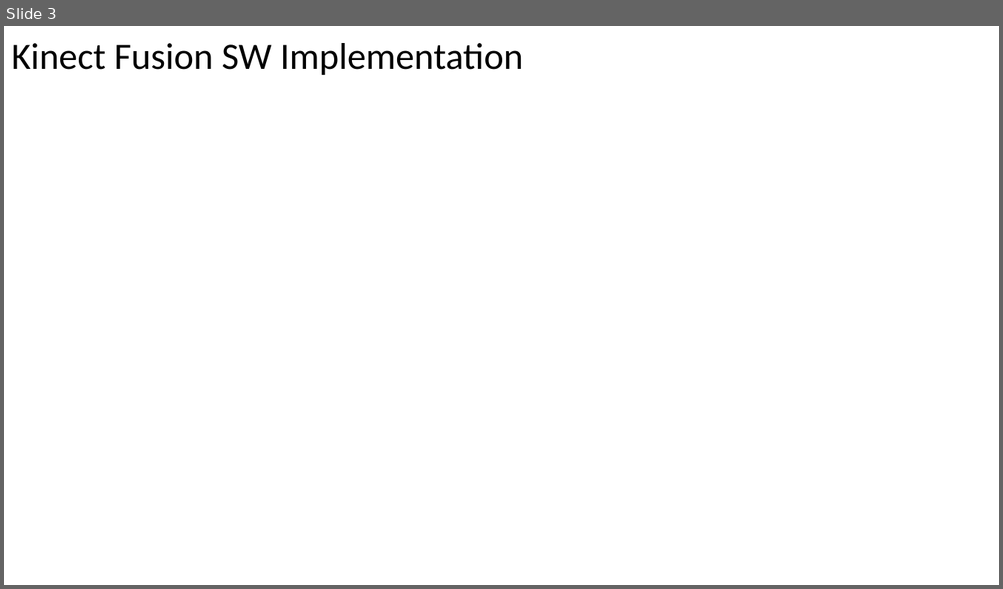
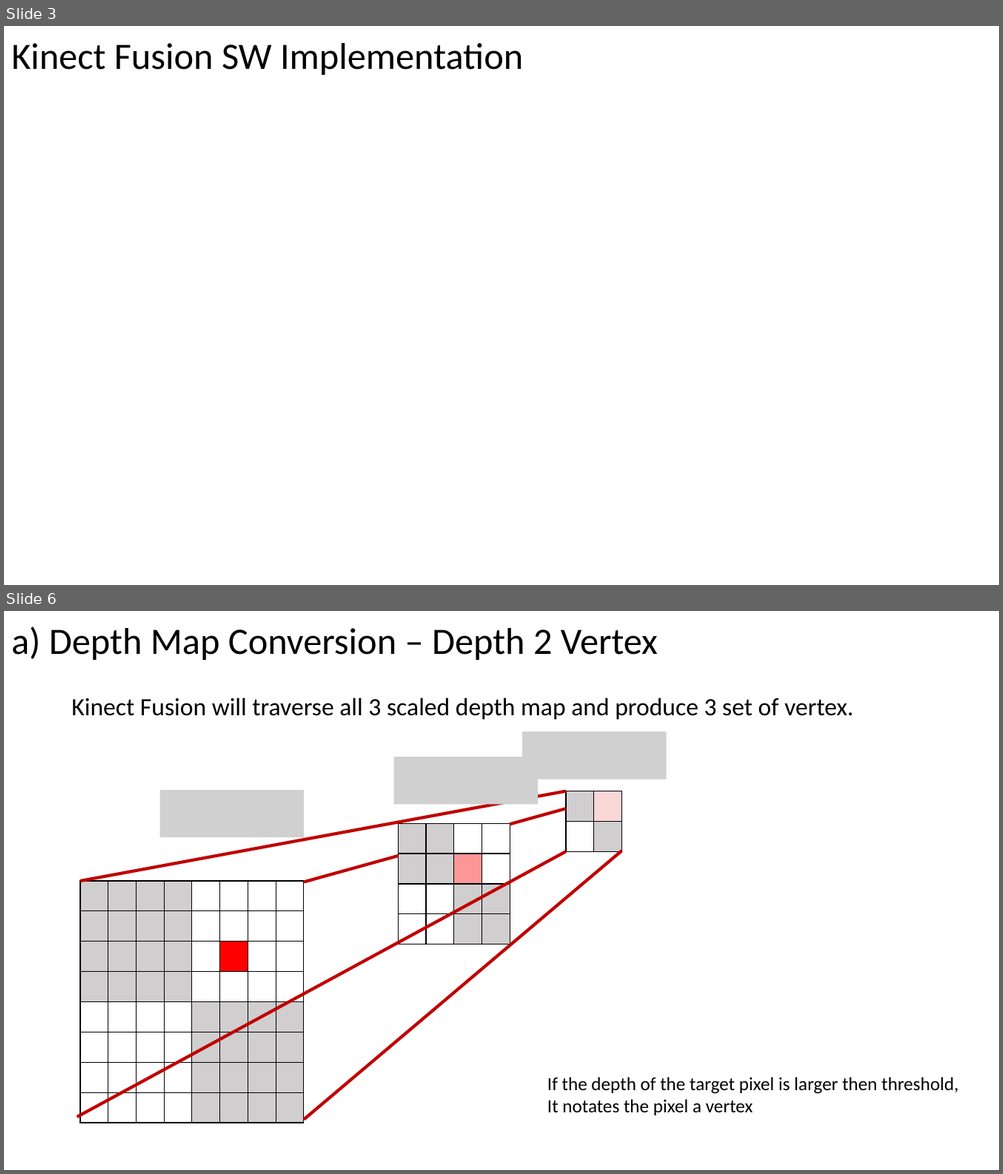
Before and after one commit to Charlee0207/KinectFusion-HLS, a slide deck: Kinect Fusion.pptx. Shown one above the other, each under a label of ours: slide 3 before the commit, slides 3 and 6 after it; the slides between them are not shown. The pictures are 1003x589 and 1003x1174 pixels, drawn with LibreOffice and Linux fonts; fonts in the diff are those of the drawing; grey boxes stand for pictures. Boxes give left, top, right and bottom in pixels: in the first picture for what was removed or moved away, otherwise in the second. Text is boxed around its words. In the diff, an @@ line names an element or a change of style, - is before the commit and + after.

```diff
--- a/Kinect Fusion.pptx
+++ b/Kinect Fusion.pptx
@@ slide 6 added at [4,611,999,1170], background #FFFFFF @@
@@ title added at [11,627,657,660], 36 pt, text #000000 @@
+a) Depth Map Conversion – Depth 2 Vertex
@@ subtitle added at [71,698,853,720], 24 pt, text #000000 @@
+Kinect Fusion will traverse all 3 scaled depth map and produce 3 set of vertex.
@@ picture added at [523,732,666,780] @@
@@ picture added at [394,758,538,805] @@
@@ line added from (80, 881) to (566, 792), #C00000 3 pt @@
@@ picture added at [160,790,304,838] @@
@@ line added from (510, 824) to (566, 809), #C00000 3 pt @@
@@ table added at [566,792,621,851], 2 rows, 2 columns @@
+ | 
+ | 
@@ table added at [398,823,509,943], 4 rows, 4 columns @@
+ |  |  | 
+ |  |  | 
+ |  |  | 
+ |  |  | 
@@ line added from (77, 1118) to (566, 852), #C00000 3 pt @@
@@ line added from (304, 1120) to (622, 851), #C00000 3 pt @@
@@ line added from (304, 883) to (398, 856), #C00000 3 pt @@
@@ table added at [80,881,301,1120], 8 rows, 8 columns @@
+ |  |  |  |  |  |  | 
+ |  |  |  |  |  |  | 
+ |  |  |  |  |  |  | 
+ |  |  |  |  |  |  | 
+ |  |  |  |  |  |  | 
+ |  |  |  |  |  |  | 
+ |  |  |  |  |  |  | 
+ |  |  |  |  |  |  | 
@@ text added at [547,1077,958,1116], 18 pt, text #000000 @@
+If the depth of the target pixel is larger then threshold,
+It notates the pixel a vertex
```
Also in this commit, not shown: 1 slide changed, 4 other slides added, 1 slide removed.
